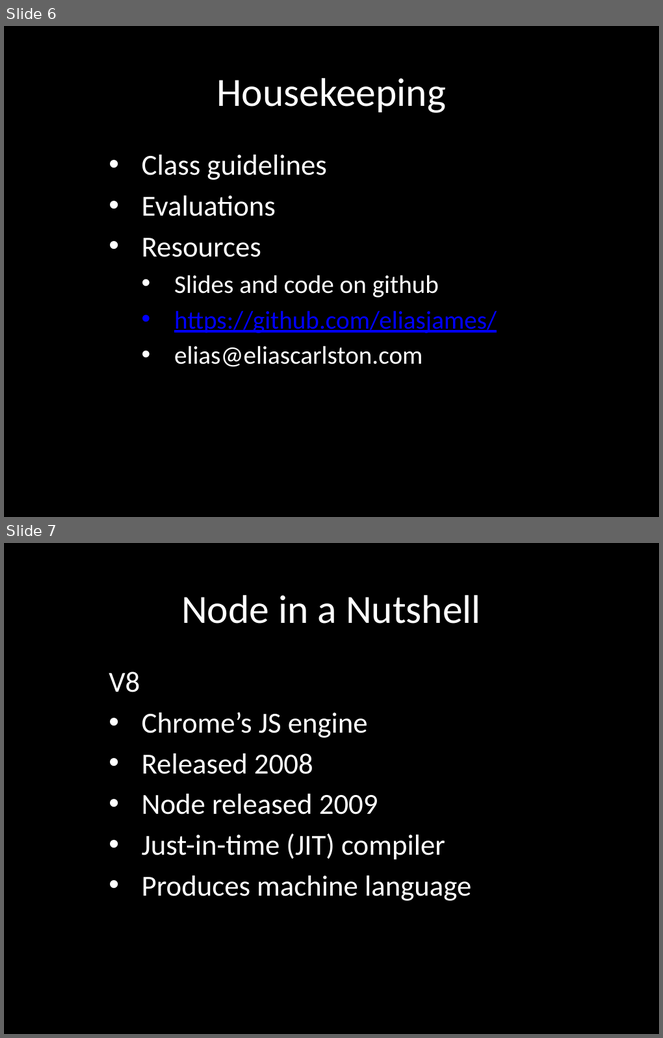
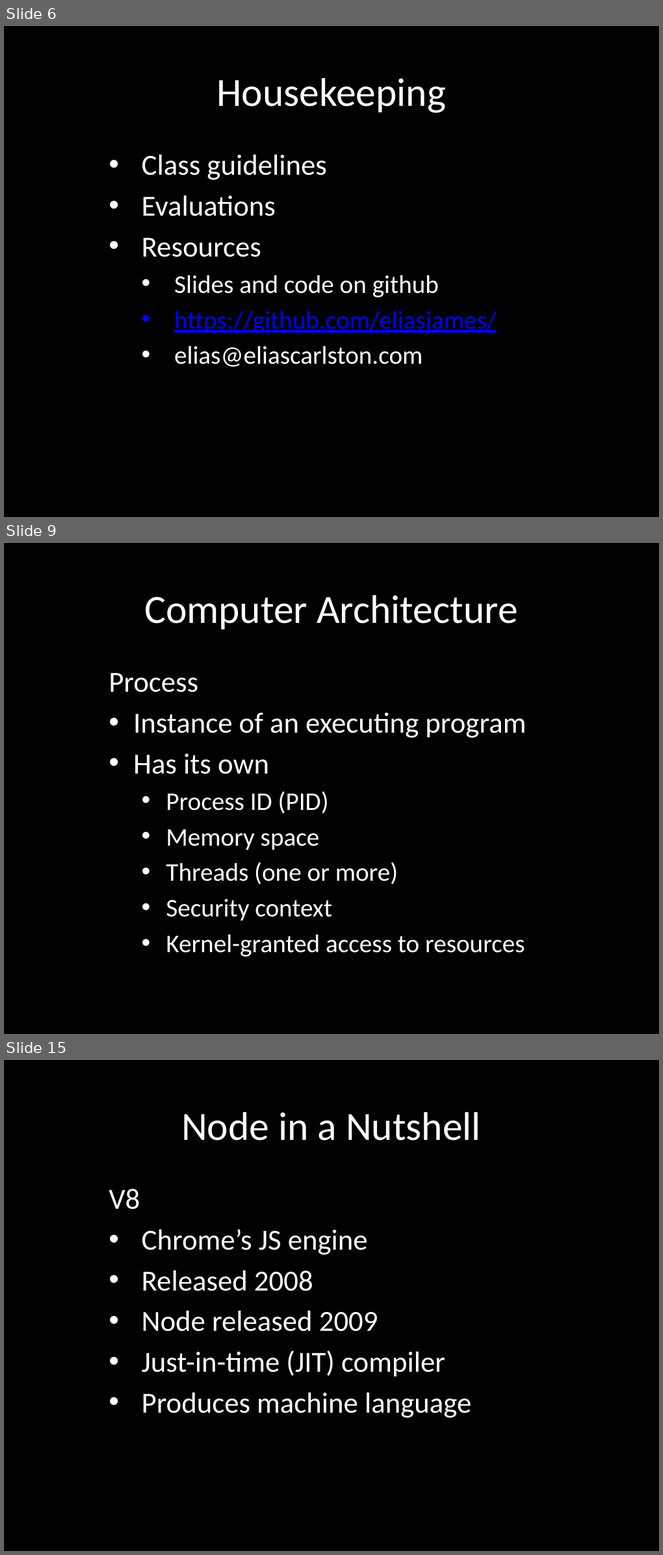
Before and after one commit to eliasjames/training-node, a slide deck: slides/Node Slides Day 1.pptx. Shown one above the other, each under a label of ours: slides 6 and 7 before the commit, slides 6, 9 and 15 after it; the slides between them are not shown. The pictures are 663x1038 and 663x1555 pixels, drawn with LibreOffice and Linux fonts; fonts in the diff are those of the drawing. Boxes give left, top, right and bottom in pixels: in the first picture for what was removed or moved away, otherwise in the second. Text is boxed around its words. In the diff, an @@ line names an element or a change of style, - is before the commit and + after.

```diff
--- a/slides/Node Slides Day 1.pptx
+++ b/slides/Node Slides Day 1.pptx
@@ slide 9 added at (4, 543, 659, 1034), background #000000 @@
@@ title added at (144, 595, 518, 629), 44 pt, text #FFFFFF @@
+Computer Architecture
@@ subtitle added at (109, 673, 526, 957), 28 pt, text #FFFFFF @@
+Process
+• Instance of an executing program
+• Has its own
+  • Process ID (PID)
+  • Memory space
+  • Threads (one or more)
+  • Security context
+  • Kernel-granted access to resources
@@ what was slide 7 is now slide 15 @@
```
Also in this commit, not shown: 4 slides changed, 6 other slides added.
